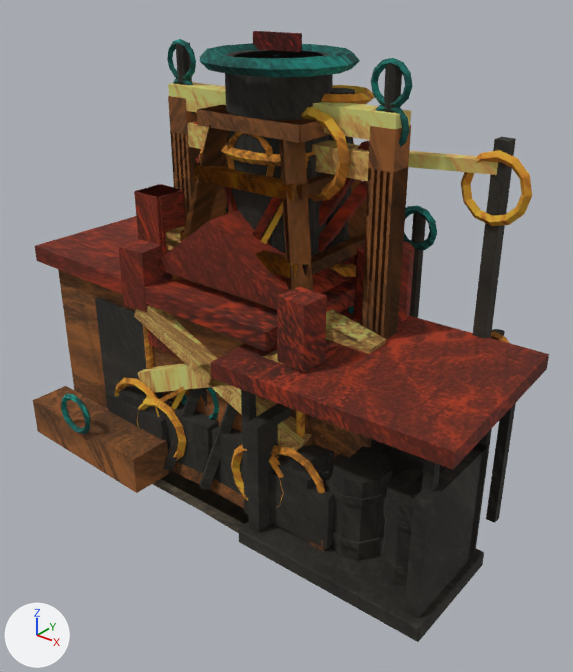
One commit to the Blender file pilots/map-rebuild-spike/landmarks/gusher-county/gusher-county-landmarks.blend: the scene before it, then after it.
Rendered twice from a camera (50 mm lens) standing at (8.05, -9.87, 8.66) and looking at (0.4, -0.31, 2.73). The axes (+X, +Y, +Z) are drawn at lower left. The lights are the same throughout. The picture after the commit comes second.

The first picture shows 'county-camp-rig', 'derrick-01', 'derrick-02', 'derrick-03', 'derrick-04', 'derrick-05', 'derrick-06', 'derrick-07', 'derrick-08', 'outhouse-geyser'.
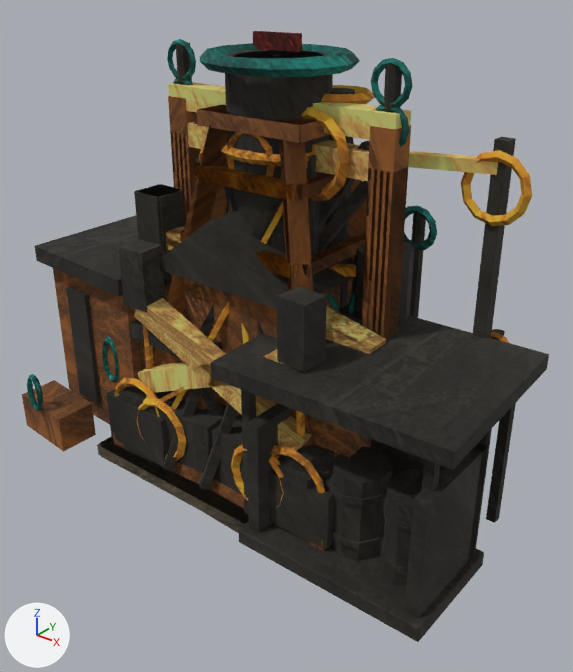
Patch to the scene script:
```diff
--- a/pilots/map-rebuild-spike/landmarks/gusher-county/gusher-county-landmarks.blend.py
+++ b/pilots/map-rebuild-spike/landmarks/gusher-county/gusher-county-landmarks.blend.py
@@ me_derrick_01_mesh @@
 me_derrick_01_mesh.from_pydata(...)  # 502 vertices, 415 faces; spans x -2.69..2.69, y -2.31..2.31, z 0.0..7.24
+# me_derrick_01_mesh part 1: texture (UV) coordinates of 30 of 415 faces, centred in x -1.92..1.96, y -1.82..1.7, z 0.4..5.36, changed; they spanned u 0.83..0.94, v 0.54..0.7 and now span u 0.33..0.44, v 0.04..0.2
 me_derrick_01_mesh.materials.append(mat_gusher_countylandmarkpackmaterial)
@@ me_derrick_02_mesh @@
 me_derrick_02_mesh.from_pydata(...)  # 292 vertices, 242 faces; spans x -2.7..2.7, y -2.1..2.1, z 0.0..4.92
+# me_derrick_02_mesh part 2: texture (UV) coordinates of 6 of 242 faces, centred in x -2.66..-2.04, y -0.79..-0.17, z 3.18..4.83, changed; they spanned u 0.78..0.98, v 0.57..0.63 and now span u 0.28..0.48, v 0.07..0.13
 me_derrick_02_mesh.materials.append(mat_gusher_countylandmarkpackmaterial)
@@ me_derrick_04_mesh @@
 me_derrick_04_mesh.from_pydata(...)  # 304 vertices, 270 faces; spans x -2.7..2.7, y -2.15..2.15, z 0.0..6.75
+# me_derrick_04_mesh part 3: texture (UV) coordinates of 12 of 270 faces, centred in x -2.05..2.05, y -0.17..0.17, z 0.58..5.48, changed; they spanned u 0.8..0.93, v 0.53..0.65 and now span u 0.3..0.43, v 0.03..0.15
 me_derrick_04_mesh.materials.append(mat_gusher_countylandmarkpackmaterial)
@@ me_derrick_05_mesh @@
 me_derrick_05_mesh.from_pydata(...)  # 518 vertices, 427 faces; spans x -2.61..2.61, y -2.22..2.22, z 0.0..7.24
+# me_derrick_05_mesh part 4: texture (UV) coordinates of 36 of 427 faces, centred in x -1.96..1.92, y -1.82..1.7, z 0.4..5.36, changed; they spanned u 0.78..0.97, v 0.54..0.7 and now span u 0.28..0.47, v 0.04..0.2
 me_derrick_05_mesh.materials.append(mat_gusher_countylandmarkpackmaterial)
@@ me_derrick_06_mesh @@
 me_derrick_06_mesh.from_pydata(...)  # 292 vertices, 242 faces; spans x -2.7..2.7, y -2.1..2.1, z 0.0..4.92
+# me_derrick_06_mesh part 5: texture (UV) coordinates of 6 of 242 faces, centred in x -2.66..-2.04, y -0.79..-0.17, z 3.18..4.83, changed; they spanned u 0.78..0.98, v 0.57..0.63 and now span u 0.28..0.48, v 0.07..0.13
 me_derrick_06_mesh.materials.append(mat_gusher_countylandmarkpackmaterial)
@@ me_derrick_07_mesh @@
 me_derrick_07_mesh.from_pydata(...)  # 364 vertices, 324 faces; spans x -2.69..2.69, y -2.2..2.2, z 0.0..7.3
+# me_derrick_07_mesh part 6: texture (UV) coordinates of 20 of 324 faces, centred in x -2.64..2.09, y -1.62..1.15, z 0.22..4.33, changed; they spanned u 0.79..0.95, v 0.53..0.65 and now span u 0.29..0.45, v 0.03..0.15
 me_derrick_07_mesh.materials.append(mat_gusher_countylandmarkpackmaterial)
@@ me_outhouse_geyser_mesh @@
 me_outhouse_geyser_mesh.from_pydata(...)  # 350 vertices, 325 faces; spans x -1.74..1.74, y -1.4..1.4, z 0.0..7.5
+# me_outhouse_geyser_mesh part 7: texture (UV) coordinates of 11 of 325 faces, centred in x -1.03..0.56, y -1.4..1.1, z 0.42..4.37, changed; they spanned u 0.79..0.96, v 0.56..0.67 and now span u 0.29..0.46, v 0.06..0.17
 me_outhouse_geyser_mesh.materials.append(mat_gusher_countylandmarkpackmaterial)
@@ me_county_camp_rig_mesh @@
 me_county_camp_rig_mesh.from_pydata(...)  # 2052 vertices, 1242 faces; spans x -4.59..4.59, y -2.8..2.8, z 0.0..6.25
+# me_county_camp_rig_mesh part 8: the loose piece of 8 vertices spanning x -4.28..1.08, y -1.61..2.39, z 0.18..3.38 is scaled about its middle by (0.44, 1, 1), then moved by (-1.67, 0.0, 0.0)
+# me_county_camp_rig_mesh part 9: the loose piece of 8 vertices spanning x -4.59..1.39, y -1.87..2.65, z 3.34..3.64 is scaled about its middle by (0.44, 1, 1), then moved by (-1.67, 0.0, 0.0)
+# me_county_camp_rig_mesh part 10: the loose piece of 8 vertices spanning x -3.08..-1.72, y -1.62..-1.48, z 0.62..2.92 is scaled about its middle by (0.44, 1, 1), then moved by (-1.23, 0.0, 0.0)
+# me_county_camp_rig_mesh part 11: the loose piece of 48 vertices spanning x -0.99..-0.01, y -1.64..-1.5, z 1.26..2.24 is scaled about its middle by (0.44, 1, 1), then moved by (-2.29, 0.0, 0.0)
+# me_county_camp_rig_mesh part 12: the loose piece of 8 vertices spanning x -3.96..-0.94, y -2.74..-1.88, z 0.22..0.92 is scaled about its middle by (0.44, 1, 1), then moved by (-1.2, 0.0, 0.0)
+# me_county_camp_rig_mesh part 13: the loose piece of 48 vertices spanning x -2.85..-2.05, y -2.8..-2.68, z 0.85..1.65 is scaled about its middle by (0.44, 1, 1), then moved by (-1.2, 0.0, 0.0)
+# me_county_camp_rig_mesh part 14: texture (UV) coordinates of 12 of 1242 faces, centred in x -4.52..4.52, y -2.33..2.56, z 2.9..3.64, changed; they spanned u 0.84..0.95, v 0.53..0.68 and now span u 0.34..0.45, v 0.03..0.18
 me_county_camp_rig_mesh.materials.append(mat_gusher_countylandmarkpackmaterial)
```

What differs and where, as boxes (x1, y1, x2, y2) in the pictures (573 x 672 px; the box of a moved part takes in the faces that stretch with it):
'county-camp-rig', reshaped, surface changed (red to black): before (33, 137, 549, 642); after (22, 137, 549, 642)
part 1 of me_derrick_01_mesh, surface changed (red to black): before (277, 286, 327, 373); after (164, 186, 327, 395)
part 2 of me_derrick_02_mesh, surface changed: before (134, 184, 179, 256); after (134, 184, 181, 286)
part 3 of me_derrick_04_mesh, surface changed: (196, 155, 368, 252) in both
part 4 of me_derrick_05_mesh, surface changed (red to black): before (118, 186, 283, 395); after (118, 239, 354, 312)
part 5 of me_derrick_06_mesh, surface changed (red to black): before (136, 184, 185, 256); after (136, 184, 185, 286)
part 6 of me_derrick_07_mesh, surface changed: before (148, 241, 414, 359); after (130, 241, 414, 359)
part 7 of me_outhouse_geyser_mesh, surface changed (red to black): (159, 210, 354, 308) in both
part 8 of me_county_camp_rig_mesh, moved or reshaped: before (58, 269, 265, 432); after (53, 268, 171, 425)
part 9 of me_county_camp_rig_mesh, moved or reshaped: before (35, 216, 355, 351); after (35, 215, 171, 296)
part 10 of me_county_camp_rig_mesh, moved or reshaped: before (95, 297, 146, 407); after (66, 286, 101, 403)
part 11 of me_county_camp_rig_mesh, moved or reshaped: before (181, 387, 219, 420); after (102, 336, 119, 382)
part 12 of me_county_camp_rig_mesh, moved or reshaped: before (33, 386, 169, 493); after (22, 380, 96, 452)
part 13 of me_county_camp_rig_mesh, moved or reshaped: before (61, 393, 91, 434); after (27, 374, 43, 411)
part 14 of me_county_camp_rig_mesh, surface changed (red to black): (35, 216, 549, 470) in both
